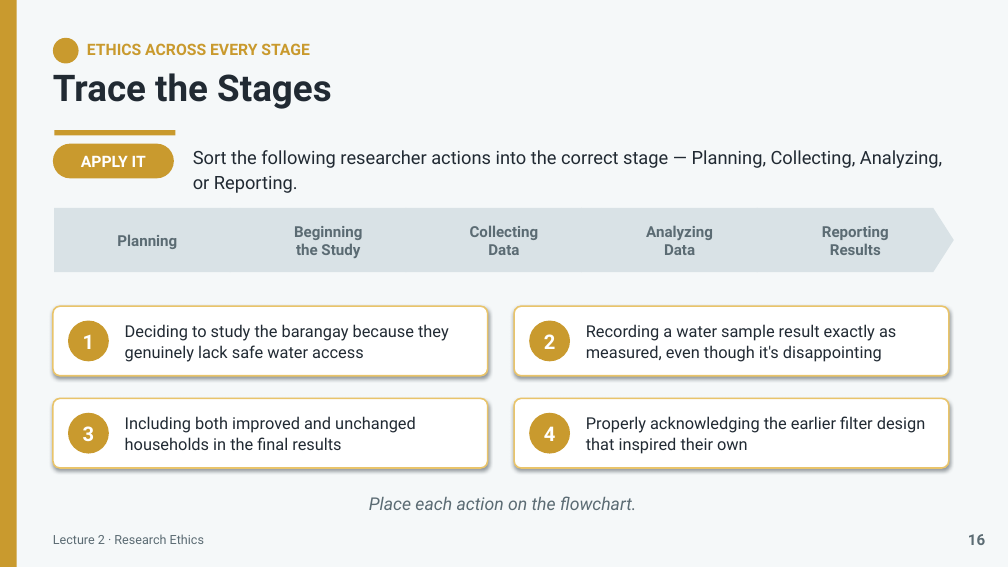
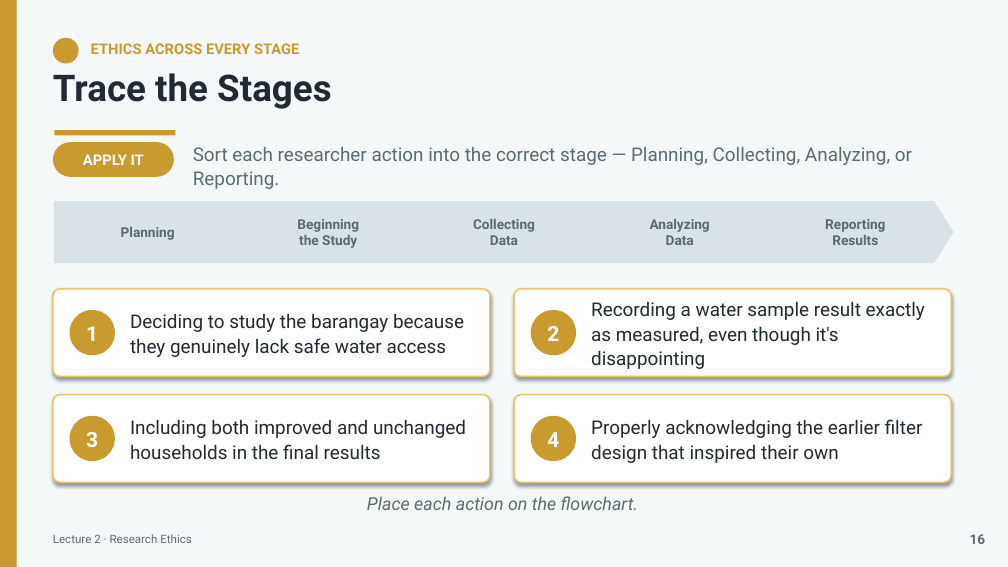
Before and after one commit to lestojas/physics, a slide deck: slide 18 of Lecture2-Research-Ethics.pptx. Drawn at 1008x567 pixels with LibreOffice and Linux fonts; fonts in the diff are those of the drawing. Boxes give left, top, right and bottom in pixels: in the first picture for what was removed or moved away, otherwise in the second. Text is boxed around its words. In the diff, an @@ line names an element or a change of style, - is before the commit and + after.

```diff
--- a/Lecture2-Research-Ethics.pptx
+++ b/Lecture2-Research-Ethics.pptx
@@ text "ETHICS ACROSS EVERY STAGE" at [91,43,299,54]: size 15 to 14 pt @@
@@ rounded rectangle "APPLY IT" at [53,142,174,177]: size 15 to 14 pt @@
@@ text at [193,147,912,189]: text changed; size 17.4 to 18 pt; text colour #212A33 to #5B6B73 @@
-Sort the following researcher actions into the correct stage — Planning, Collecting, Analyzing, or Reporting.
+Sort each researcher action into the correct stage — Planning, Collecting, Analyzing, or Reporting.
@@ size 14.4 to 13 pt in 6 elements at [970,534,986,544], [54,201,251,263], [230,201,426,263], [405,201,602,263], [582,201,778,263], [757,201,954,263] @@
@@ 4 chevrons, 1 pentagon arrow: place and size @@
-4 chevrons, 1 pentagon arrow at [54,208,954,272]
+4 chevrons, 1 pentagon arrow at [54,201,954,263]
@@ rounded rectangle: place and size @@
-rounded rectangle at [53,306,488,376]
+rounded rectangle at [53,289,490,377]
@@ text "Deciding to study the barangay ...": place and size @@
-text "Deciding to study the barangay ..." at [125,324,449,362]
+text "Deciding to study the barangay ..." at [130,314,464,357]
@@ proportions changed in 4 elements at [514,395,951,482], [53,395,490,482], [53,289,490,377], [514,289,951,377] @@
@@ rounded rectangle: place and size @@
-rounded rectangle at [514,306,949,376]
+rounded rectangle at [514,289,951,377]
@@ size 15.6 to 18 pt; line spacing 1.05 to 1.08 in 4 elements at [130,420,466,459], [591,419,923,463], [130,314,464,357], [591,302,925,369] @@
@@ text "Recording a water sample result ...": place and size @@
-text "Recording a water sample result ..." at [586,324,896,362]
+text "Recording a water sample result ..." at [591,302,925,369]
@@ size 19.2 to 20 pt in 4 elements at [86,432,98,447], [547,432,559,447], [547,326,559,341], [86,326,98,341] @@
@@ text "1": place and size @@
-text "1" at [83,335,95,349]
+text "1" at [86,326,98,341]
@@ ellipse: place and size @@
-ellipse at [68,321,109,361]
+ellipse at [70,310,115,355]
@@ text "2": place and size @@
-text "2" at [544,334,556,349]
+text "2" at [547,326,559,341]
@@ ellipse: place and size @@
-ellipse at [529,321,570,361]
+ellipse at [531,310,576,355]
@@ rounded rectangle: place and size @@
-rounded rectangle at [53,399,488,468]
+rounded rectangle at [53,395,490,482]
@@ ellipse: place and size @@
-ellipse at [68,413,109,454]
+ellipse at [70,416,115,461]
@@ rounded rectangle: place and size @@
-rounded rectangle at [514,399,949,468]
+rounded rectangle at [514,395,951,482]
@@ ellipse: place and size @@
-ellipse at [529,413,570,454]
+ellipse at [531,416,576,461]
@@ text "Place each action on the ..." at [367,496,638,510]: size 16.8 to 17 pt @@
@@ text "Lecture 2 · Research Ethics" at [53,534,192,543]: size 12 to 11 pt @@
```
Also in this commit, not shown: 29 other slides changed, 1 other file.
